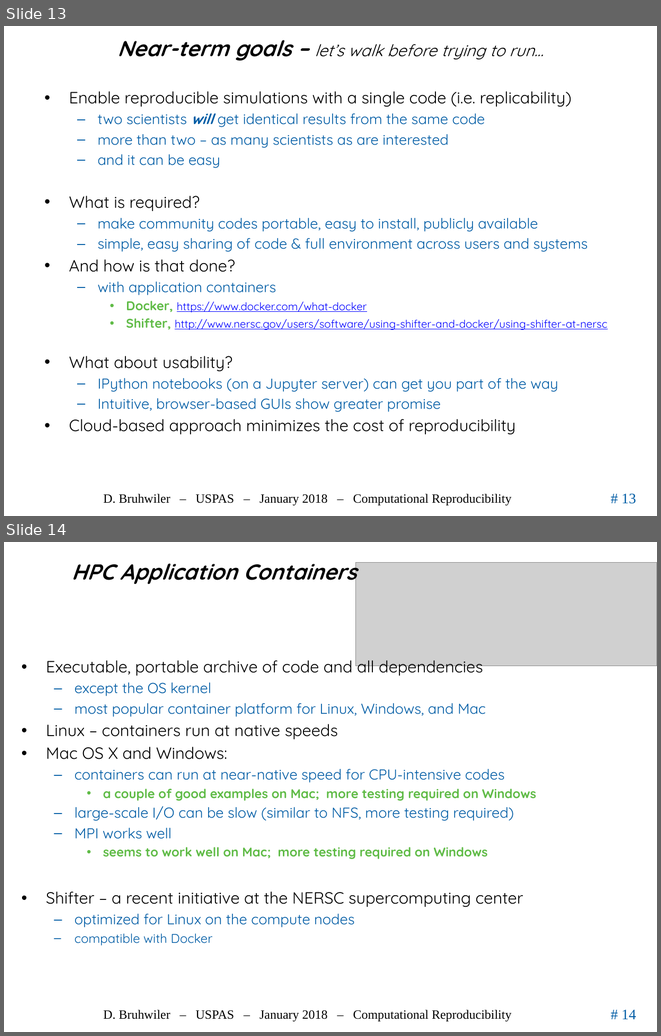
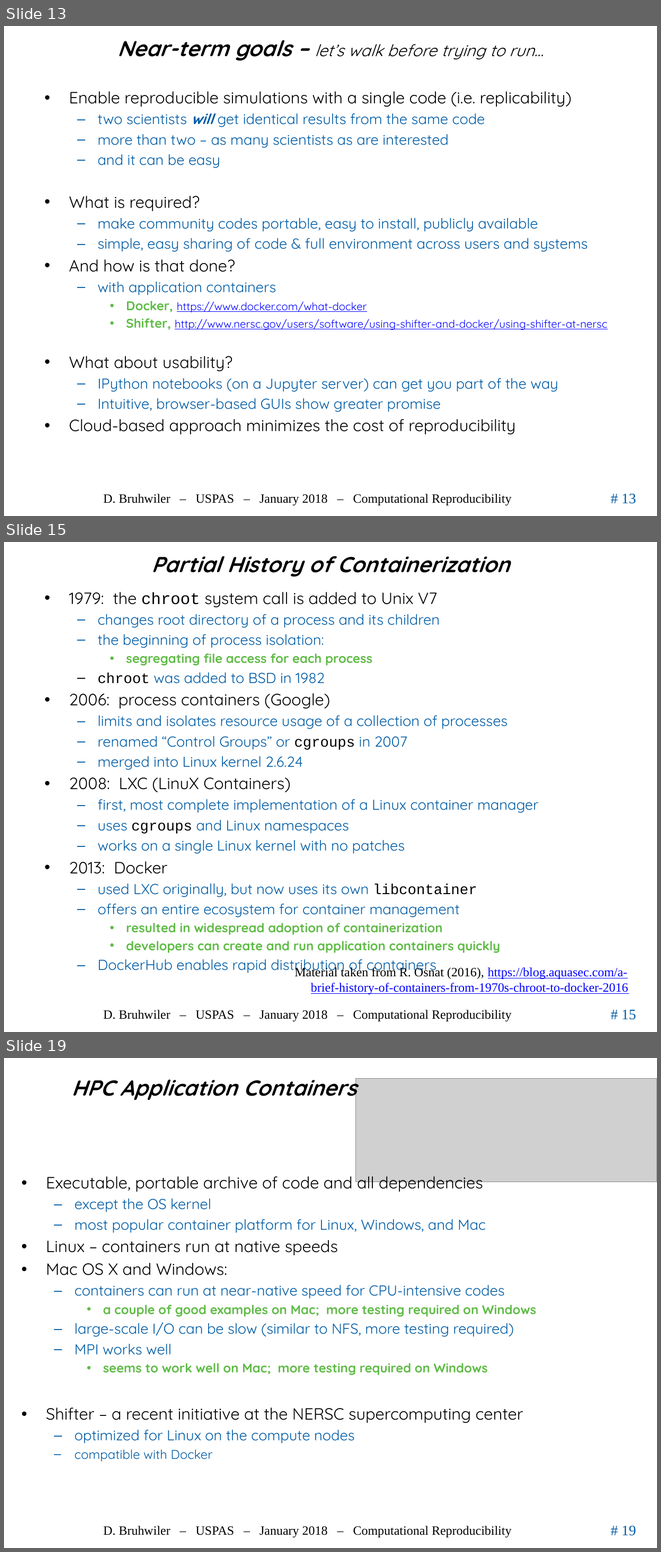
Before and after one commit to uspas/simbeamplasma18, a slide deck: computational_reproducibility/lecture/2018_ComputationalReproducibility_Bruhwiler_USPAS.pptx. Shown one above the other, each under a label of ours: slides 13 and 14 before the commit, slides 13, 15 and 19 after it; the slides between them are not shown. The pictures are 661x1036 and 661x1552 pixels, drawn with LibreOffice and Linux fonts; fonts in the diff are those of the drawing; grey boxes stand for pictures; background and template pictures are left out. Boxes give left, top, right and bottom in pixels: in the first picture for what was removed or moved away, otherwise in the second. Text is boxed around its words. In the diff, an @@ line names an element or a change of style, - is before the commit and + after.

Commit message:
added discussion of containers

```diff
--- a/computational_reproducibility/lecture/2018_ComputationalReproducibility_Bruhwiler_USPAS.pptx
+++ b/computational_reproducibility/lecture/2018_ComputationalReproducibility_Bruhwiler_USPAS.pptx
@@ slide 15 added at bbox=[4, 542, 657, 1032], background #FFFFFF; not listed: 3 template elements that a slide beside it also shows @@
@@ title added at bbox=[151, 556, 510, 577], 24 pt, text #000000, bold, italic @@
+Partial History of Containerization
@@ text added at bbox=[69, 592, 539, 974], 16 pt, text #005CA5 @@
+• 1979: the chroot system call is added to Unix V7
+  – changes root directory of a process and its children
+  – the beginning of process isolation:
+    • segregating file access for each process
+  – chroot was added to BSD in 1982
+• 2006: process containers (Google)
+  – limits and isolates resource usage of a collection of processes
+  – renamed “Control Groups” or cgroups in 2007
+  – merged into Linux kernel 2.6.24
+• 2008: LXC (LinuX Containers)
+  – first, most complete implementation of a Linux container manager
+  – uses cgroups and Linux namespaces
+  – works on a single Linux kernel with no patches
+• 2013: Docker
+  – used LXC originally, but now uses its own libcontainer
+  – offers an entire ecosystem for container management
+    • resulted in widespread adoption of containerization
+    • developers can create and run application containers quickly
+  – DockerHub enables rapid distribution of containers
@@ text added at bbox=[294, 966, 628, 994], 14 pt, text #0000FF, underline @@
+Material taken from R. Osnat (2016), https://blog.aquasec.com/a-brief-history-of-containers-from-1970s-chroot-to-docker-2016
@@ what was slide 14 is now slide 19 @@
@@ page number at bbox=[621, 1525, 636, 1536]: text changed @@
-# 14
+# 19
```
Also in this commit, not shown: 6 other slides added, 2 slides removed.
